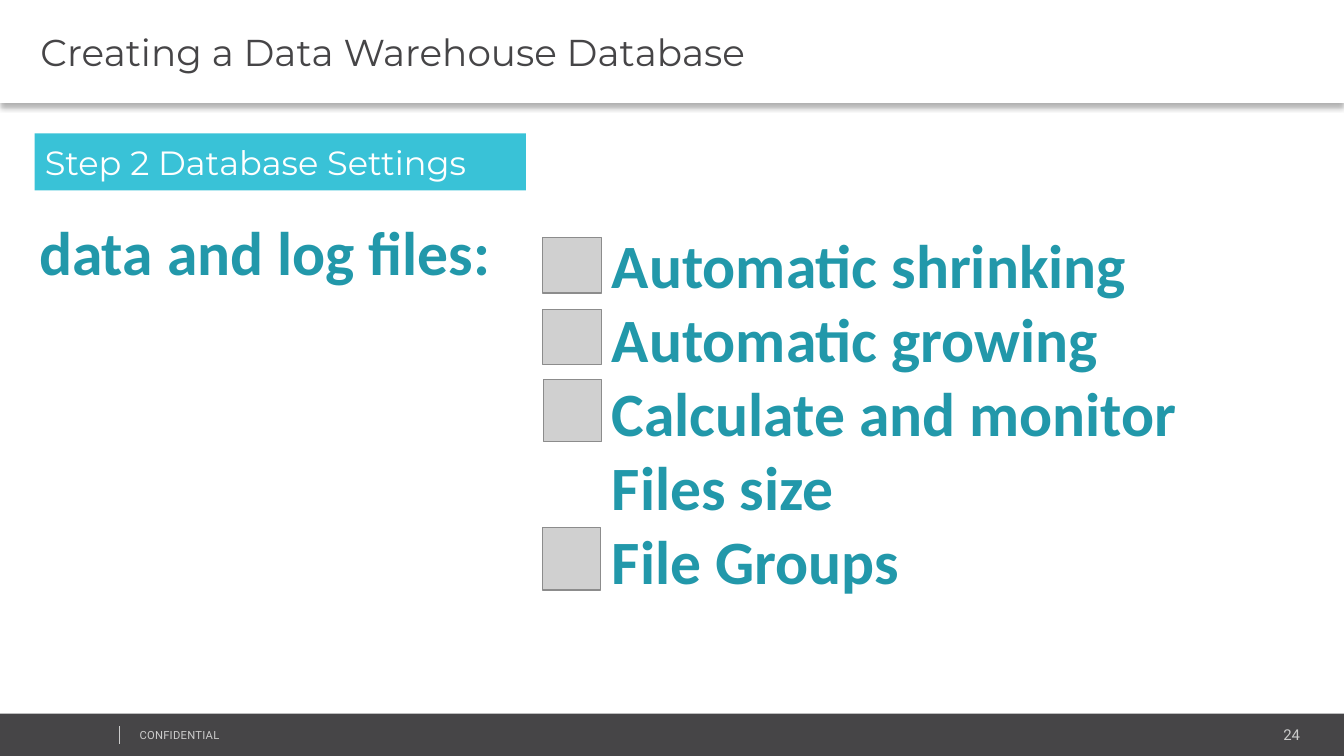
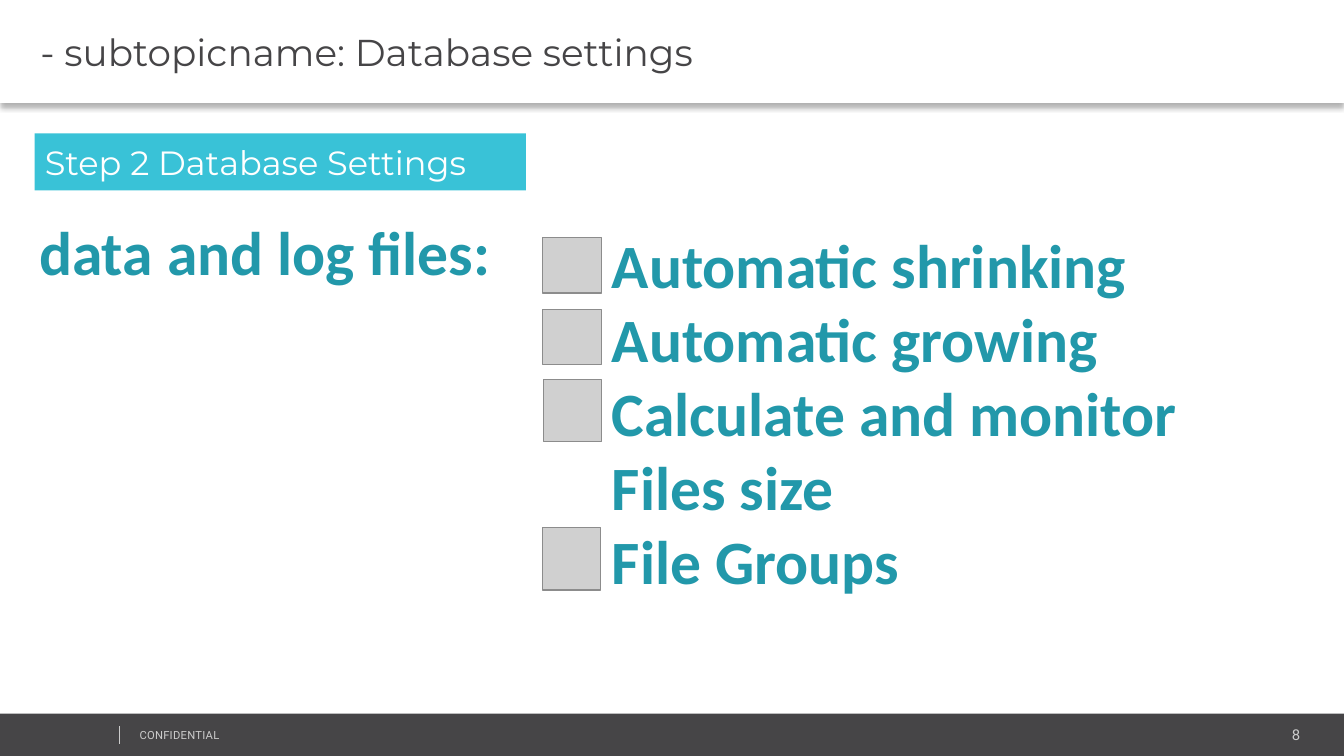
Before and after one commit to AndreyQC/MSBI.Lab, a slide deck: slide 8 of MSBI.Lecture.13/MSBI.Dev.S19E13.pptx (slide 24 before the commit). Drawn at 1344x756 pixels with LibreOffice and Linux fonts; fonts in the diff are those of the drawing; grey boxes stand for pictures; background and template pictures are left out. Boxes give left, top, right and bottom in pixels: in the first picture for what was removed or moved away, otherwise in the second. Text is boxed around its words. In the diff, an @@ line names an element or a change of style, - is before the commit and + after.

```diff
--- a/MSBI.Lecture.13/MSBI.Dev.S19E13.pptx
+++ b/MSBI.Lecture.13/MSBI.Dev.S19E13.pptx
@@ text at [64, 38, 693, 74]: text changed @@
-Creating a Data Warehouse Database
+- subtopicname: Database settings
@@ page number at [1292, 729, 1300, 740]: text changed @@
-24
+8
```
Also in this commit, not shown: 4 other slides changed, 20 slides added, 23 slides removed, 22 other files.
